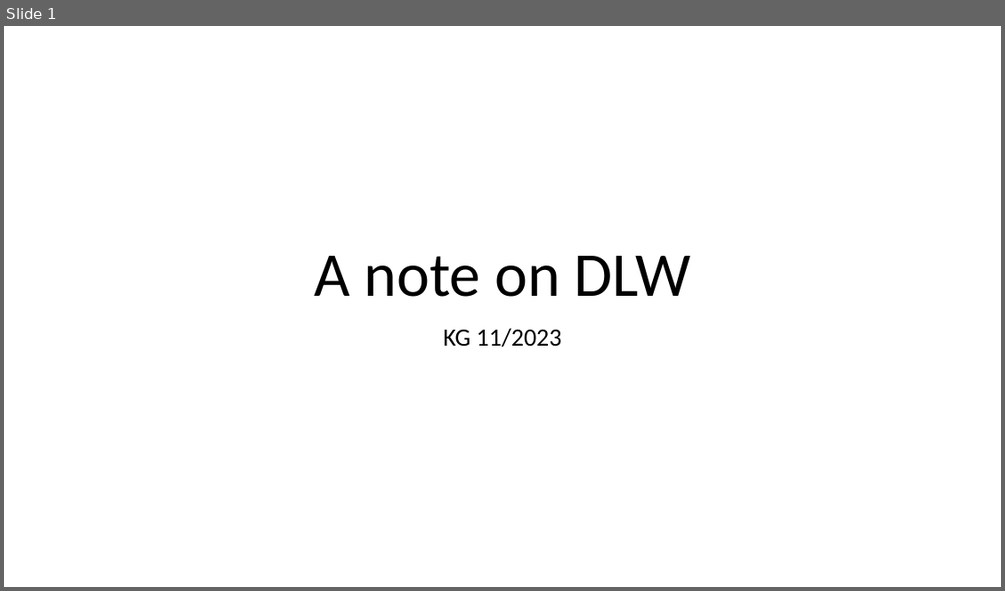
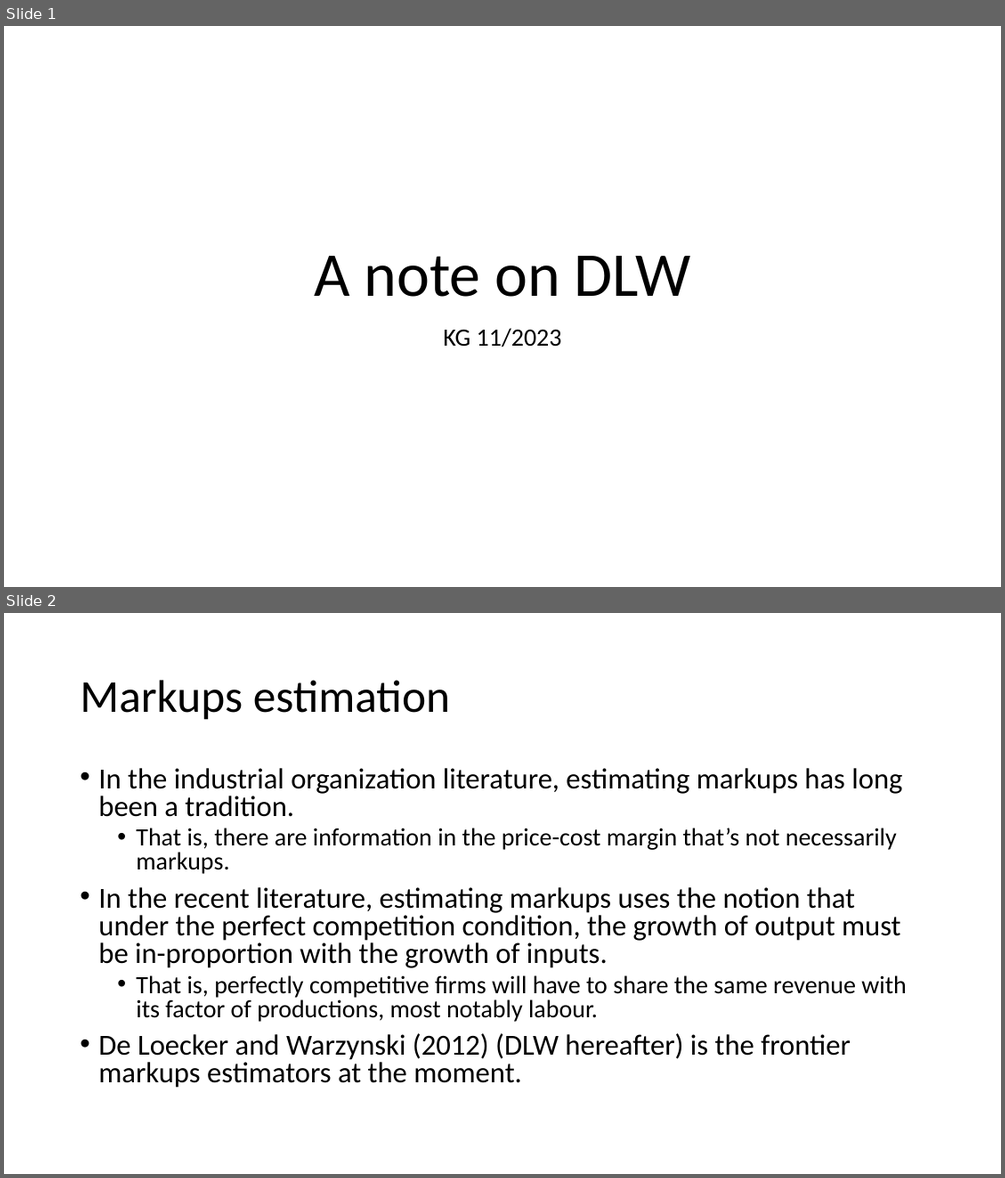
Before and after one commit to imedkrisna/Foodbi, a slide deck: etc/DLW.pptx. Shown one above the other, each under a label of ours: slide 1 before the commit, slides 1 and 2 after it. The pictures are 1005x591 and 1005x1178 pixels, drawn with LibreOffice and Linux fonts; fonts in the diff are those of the drawing. Boxes give left, top, right and bottom in pixels: in the first picture for what was removed or moved away, otherwise in the second. Text is boxed around its words. In the diff, an @@ line names an element or a change of style, - is before the commit and + after.

Commit message:
Update DLW slides

```diff
--- a/etc/DLW.pptx
+++ b/etc/DLW.pptx
@@ slide 2 added at <box>4,613,1001,1174</box>, background #FFFFFF @@
@@ title added at <box>80,680,450,720</box>, 44 pt, text #000000 @@
+Markups estimation
@@ text added at <box>98,768,906,1087</box>, 28 pt, text #000000 @@
+• In the industrial organization literature, estimating markups has long been a tradition.
+  • That is, there are information in the price-cost margin that’s not necessarily markups.
+• In the recent literature, estimating markups uses the notion that under the perfect competition condition, the growth of output must be in-proportion with the growth of inputs.
+  • That is, perfectly competitive firms will have to share the same revenue with its factor of productions, most notably labour.
+• De Loecker and Warzynski (2012) (DLW hereafter) is the frontier markups estimators at the moment.
```
Also in this commit, not shown: 2 other slides added, 1 slide removed.
